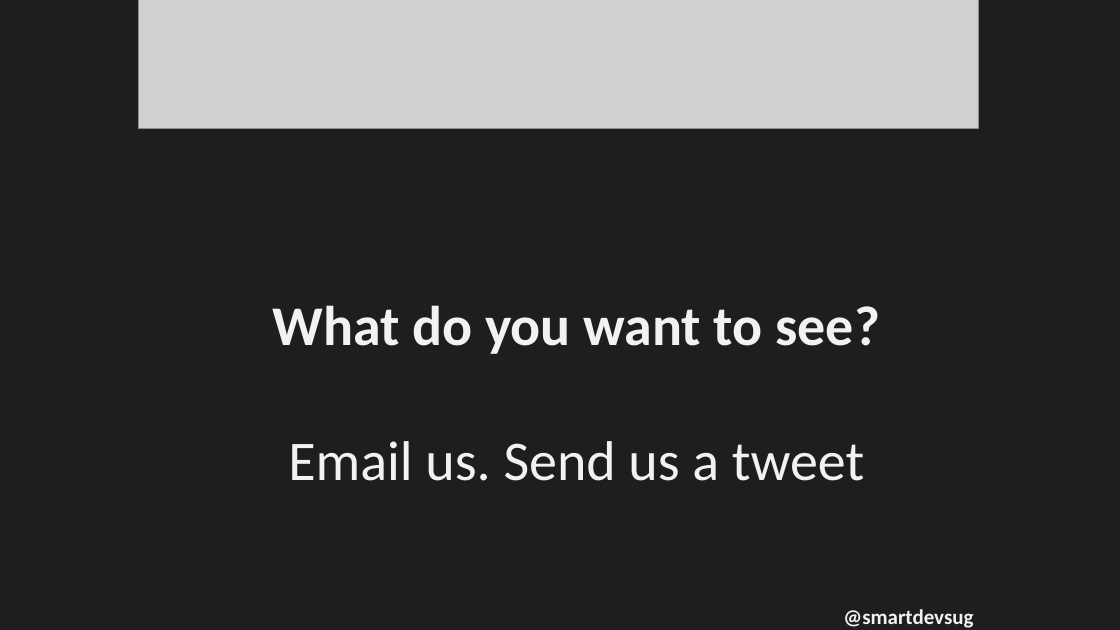
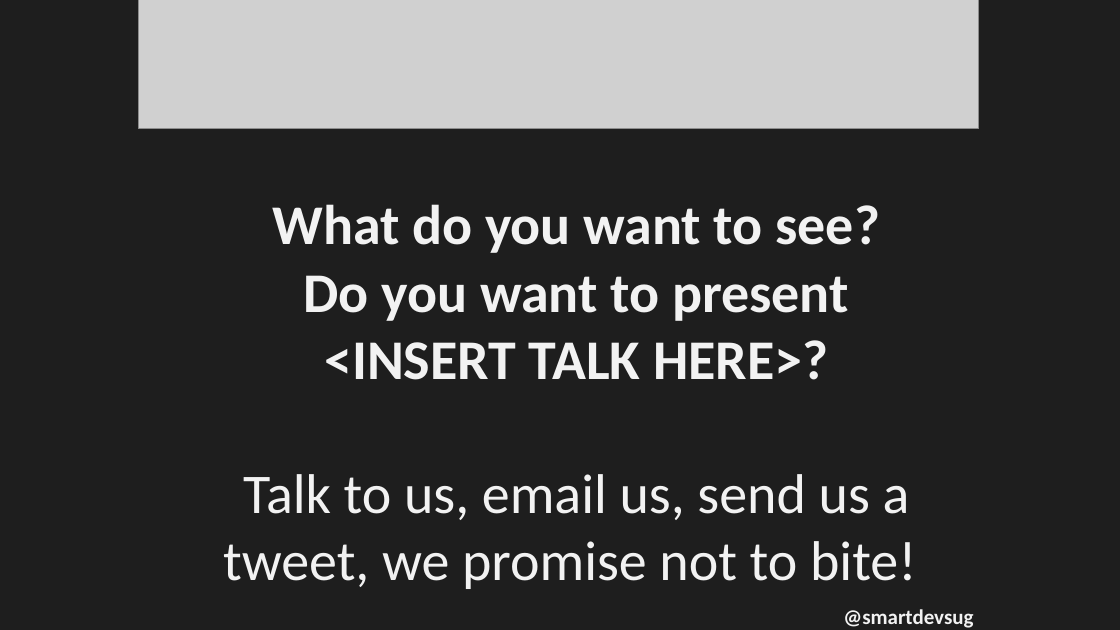
Before and after one commit to rippo/smartdevs, a slide deck: slide 6 of WelcomePresentation-SmartDevs.pptx. Drawn at 1120x630 pixels with LibreOffice and Linux fonts; fonts in the diff are those of the drawing; grey boxes stand for pictures. Boxes give left, top, right and bottom in pixels: in the first picture for what was removed or moved away, otherwise in the second. Text is boxed around its words. In the diff, an @@ line names an element or a change of style, - is before the commit and + after.

```diff
--- a/WelcomePresentation-SmartDevs.pptx
+++ b/WelcomePresentation-SmartDevs.pptx
@@ text at [223,275,916,589]: text changed @@
-Email us. Send us a tweet
+Do you want to present <INSERT TALK HERE>?
+Talk to us, email us, send us a tweet, we promise not to bite!
```
Also in this commit, not shown: 3 other slides changed.
